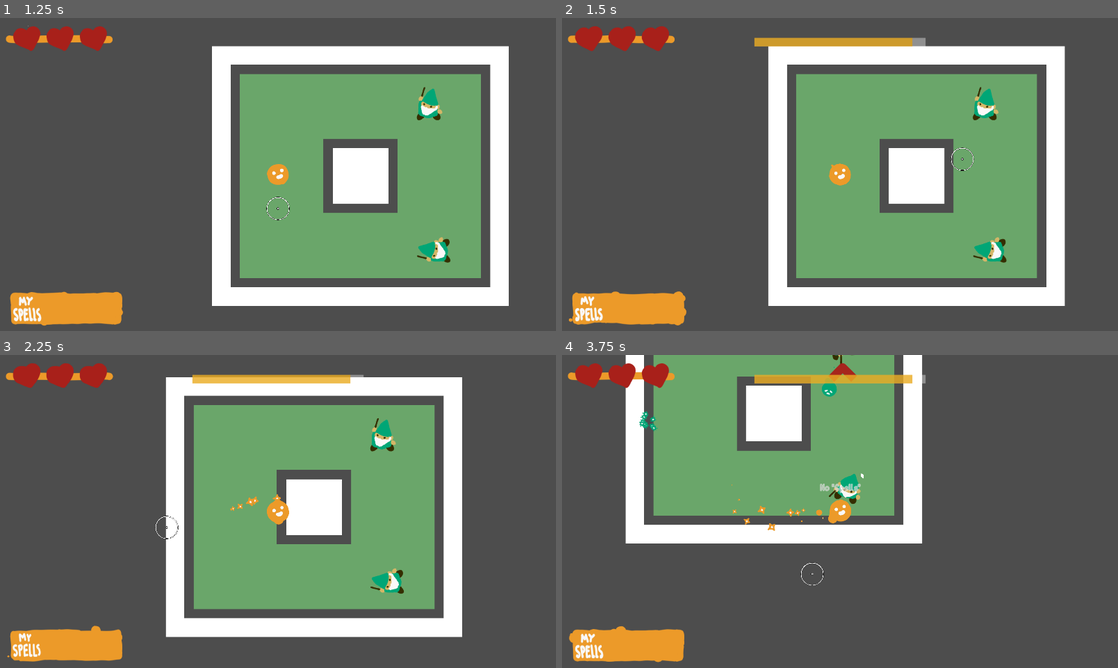
Above: before the commit, frames 1-4 (two rows, left to right).
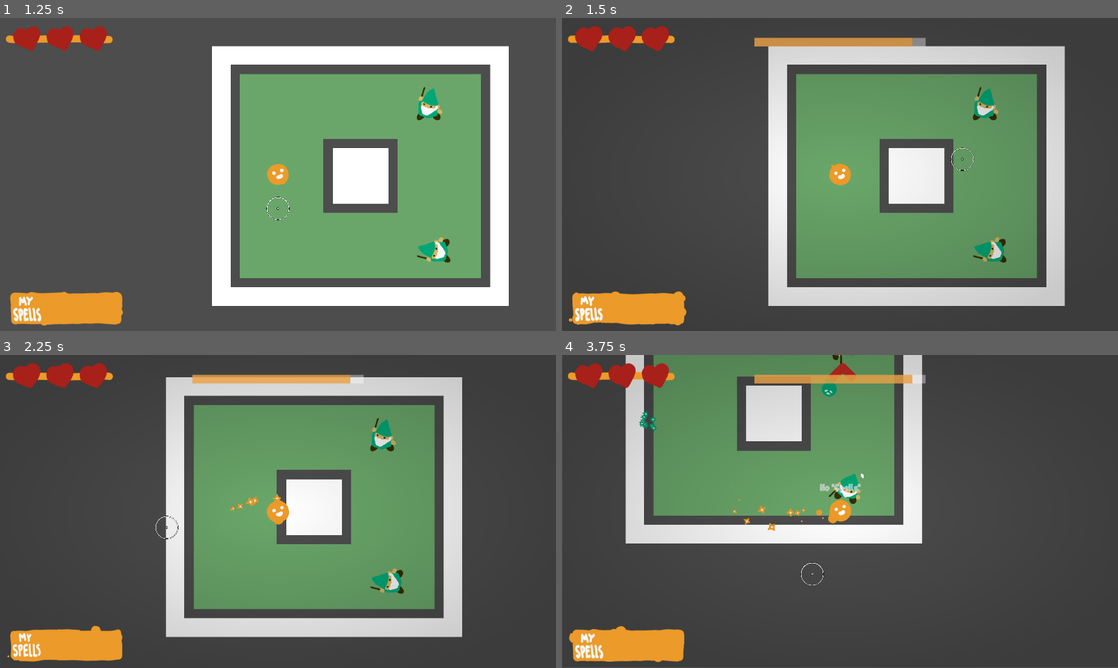
Above: after the commit, the same moments.

Repository: Tzeryushi/A-Wizard-Casting-Spell
Game: Godot game, scene res://Scenes/MainMenu.tscn
The game is run twice, just before and just after one commit, with the same random seed, the same clock (stepped at 60 frames per second) and the same inputs.
Inputs (mouse positions are in pixels of both pictures, inside the frame that each line leads up to):
- Up to frame 1 (1.25 s): click "Play Game" at 0.5 s
- Up to frame 2 (1.5 s): move the mouse to (962, 158) at 1.27 s; hold D (move_right) from 1.28 s (still down); tap Space (flip) at 1.35 s
- Up to frame 3 (2.25 s): move the mouse to (166, 527) at 2.02 s; release D (move_right) at 2.03 s; hold S (move_down) from 2.03 s (still down); tap Space (flip) at 2.1 s
- Up to frame 4 (3.75 s): move the mouse to (895, 442) at 2.77 s; release S (move_down) at 2.78 s; hold D (move_right) 2.78-3.53 s; click (895, 442) at 2.85 s; tap Space (flip) at 3.05, 3.6 s; move the mouse to (812, 574) at 3.52 s; hold W (move_up) from 3.53 s (still down)

Frame 1 is identical in both runs. In frame 2, 12% of the frame differs, in the area x 34-91%, y 6-92%; in frame 3, 10%; in frame 4, 11%.

Commit message:
Vignette added during slow

Diff:
--- a/Assets/Actors/Player/Player.gd
+++ b/Assets/Actors/Player/Player.gd
@@ -18,6 +18,7 @@
 @onready var physics_collider := $PhysicsCollider
 @onready var restriction_timer := $SpellRestrictionTimer
 @onready var spell_spawn_location := $SpellSpawnLocation
+@onready var slow_vignette := $SlowVignette
 @onready var camera := $Camera
 
 var spell_stack : Array[BodyModel]
@@ -46,6 +47,7 @@
 	state_manager.init_state(self)
 	restriction_timer.wait_time = _spell_restriction_time
 	Shake.set_camera(camera)
+	slow_vignette.modulate.a = 0.0
 	random_generator = RandomNumberGenerator.new()
 
 	call_deferred("_process_frame_setup")
@@ -161,6 +163,7 @@
 	mouse.glow_enemies()
 	slow_tween = get_tree().create_tween()
 	slow_tween.tween_property(Engine, "time_scale", 0.1, 0.2).set_ease(Tween.EASE_OUT).set_trans(Tween.TRANS_EXPO)
+	slow_tween.parallel().tween_property(slow_vignette, "modulate:a", 1.0, 0.5).set_ease(Tween.EASE_OUT).set_trans(Tween.TRANS_EXPO)
 #	slow_tween.tween_property(Engine, "time_scale", 1.0, 1.8)
 #	await slow_tween.finished
 #	slow_tween.kill()
@@ -174,6 +177,7 @@
 	mouse.unglow_enemies()
 	var tween = create_tween()
 	tween.tween_property(Engine, "time_scale", 1.0, 0.2).set_ease(Tween.EASE_OUT).set_trans(Tween.TRANS_CUBIC)
+	tween.parallel().tween_property(slow_vignette, "modulate:a", 0.0, 0.2).set_ease(Tween.EASE_OUT).set_trans(Tween.TRANS_CUBIC)
 	return
 
 func flip() -> void:
--- a/Assets/Actors/Player/Player.tscn
+++ b/Assets/Actors/Player/Player.tscn
@@ -23,6 +23,7 @@
 [ext_resource type="Material" uid="uid://bhhs27c3wxye3" path="res://Art/Particles/PlayerSparkle.tres" id="16_glrw5"]
 [ext_resource type="Material" uid="uid://bd7haj6qahdlo" path="res://Assets/Actors/Player/PlayerSpores.tres" id="18_13feu"]
 [ext_resource type="Material" uid="uid://7gdjg41bxr8c" path="res://Art/Particles/SporeTrail.tres" id="21_qrw3o"]
+[ext_resource type="Texture2D" uid="uid://symgj1hq37qt" path="res://Assets/Actors/Player/SlowVignette.png" id="24_yv3d4"]
 
 [sub_resource type="SpriteFrames" id="SpriteFrames_1xjfw"]
 animations = [{
@@ -236,6 +237,9 @@
 position = Vector2(900, 0)
 shape = SubResource("SegmentShape2D_3u5lq")
 
+[node name="SlowVignette" type="Sprite2D" parent="."]
+texture = ExtResource("24_yv3d4")
+
 [connection signal="area_entered" from="Mouse/MouseBox" to="Mouse" method="_on_mouse_box_area_entered"]
 [connection signal="area_exited" from="Mouse/MouseBox" to="Mouse" method="_on_mouse_box_area_exited"]
 [connection signal="timeout" from="SpellRestrictionTimer" to="." method="_on_spell_restriction_timer_timeout"]
--- a/Assets/HUD/hud.tscn
+++ b/Assets/HUD/hud.tscn
@@ -156,15 +156,15 @@
 value = 700.0
 texture_progress = ExtResource("12_yafkw")
 script = ExtResource("13_bobrg")
-full_color = Color(0.945098, 0.67451, 0, 1)
-empty_color = Color(0.435294, 0, 0.00392157, 1)
+full_color = Color(0.92549, 0.603922, 0.160784, 1)
+empty_color = Color(0.658824, 0.12549, 0.101961, 1)
 refill_color = Color(0.470588, 0.470588, 0.470588, 1)
 pulse_threshold = 0.3
 pulse_cooldown = 0.04
 pulse_time = 0.2
 
 [node name="PulseRect" type="TextureRect" parent="Full HUD/WarpJuice"]
-modulate = Color(0.854902, 0, 0, 1)
+modulate = Color(0.658824, 0.12549, 0.101961, 1)
 z_index = -1
 layout_mode = 0
 offset_right = 846.0
Not shown: 1 places in Assets/Actors/Player/Player.tscn that only renumber resources
Binary file added: Assets/Actors/Player/SlowVignette.png
Not shown, added: Assets/Actors/Player/SlowVignette.png.import
